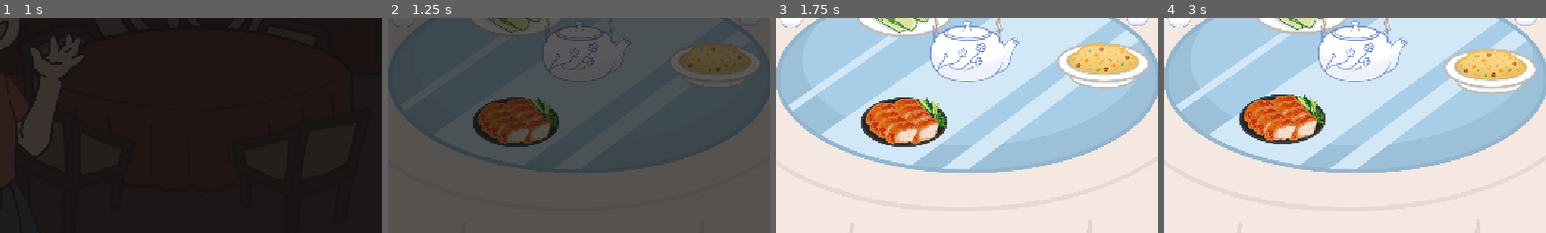
Above: before the commit, frames 1-4 (left to right).
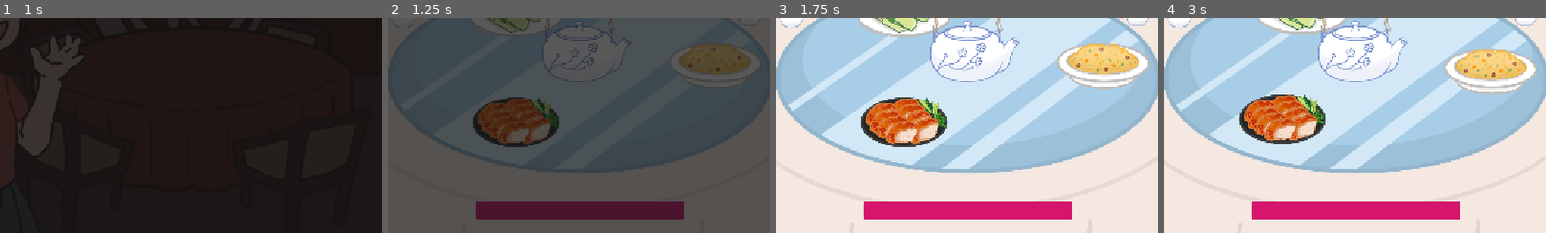
Above: after the commit, the same moments.

Repository: game-dev-besties/lupe_game
Game: Godot game, scene res://scenes/cutscene.tscn
The game is run twice, just before and just after one commit, with the same random seed, the same clock (stepped at 60 frames per second) and the same inputs.
Inputs (mouse positions are % of the whole screen's width and height, from its top left):
- Up to frame 1 (1 s): click "SKIP" at 0.5 s
- Up to frame 2 (1.25 s): no input
- Up to frame 3 (1.75 s): tap Enter (ui_accept) at 1.25 s; drag from (51, 57) to (42, 74) at 1.27 s
- Up to frame 4 (3 s): tap Enter (ui_accept) at 2, 2.75 s; drag from (68, 61) to (42, 74) at 2.02 s; hold Right (ui_right) from 2.78 s (still down); click (42, 74) at 2.92 s
The pictures show only the part of the screen within x 26-76%, y 50-100%; the shares and areas given below are measured in that part.

Frame 1 is identical in both runs. In frame 2, 4.6% of the frame differs, in the area x 23-78%, y 85-94%; in frame 3, 4.6%, in the area x 22-78%, y 85-94%; in frame 4, 4.6%.

Commit message:
tweaks to cutscene

Diff:
--- a/scenes/cutscene.tscn
+++ b/scenes/cutscene.tscn
@@ -396,7 +396,7 @@
 tracks/2/interp = 1
 tracks/2/loop_wrap = true
 tracks/2/keys = {
-"times": PackedFloat32Array(0, 0.2),
+"times": PackedFloat32Array(0.133333, 0.5),
 "transitions": PackedFloat32Array(1, 1),
 "update": 0,
 "values": [Vector2(588, -287), Vector2(588, 317)]
--- a/scenes/game.tscn
+++ b/scenes/game.tscn
@@ -23,15 +23,16 @@
 [node name="HealthBar" type="Control" parent="HUD"]
 layout_mode = 3
 anchors_preset = 0
-offset_left = 44.0
-offset_top = -7.0
-offset_right = 358.0
-offset_bottom = 46.0
+offset_left = 425.0
+offset_top = 630.0
+offset_right = 739.0
+offset_bottom = 683.0
 
 [node name="ProgressBar" type="ProgressBar" parent="HUD/HealthBar"]
 layout_mode = 0
+offset_top = 25.0
 offset_right = 314.0
-offset_bottom = 53.0
+offset_bottom = 51.0
 theme_override_styles/fill = SubResource("StyleBoxFlat_gee14")
 value = 50.0
 show_percentage = false
